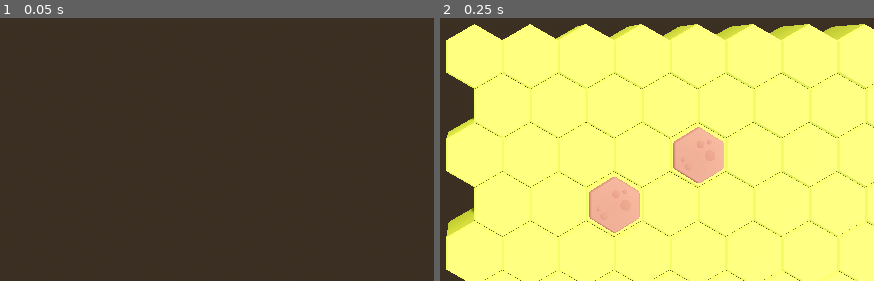
Above: before the commit, frames 1-2 (left to right).
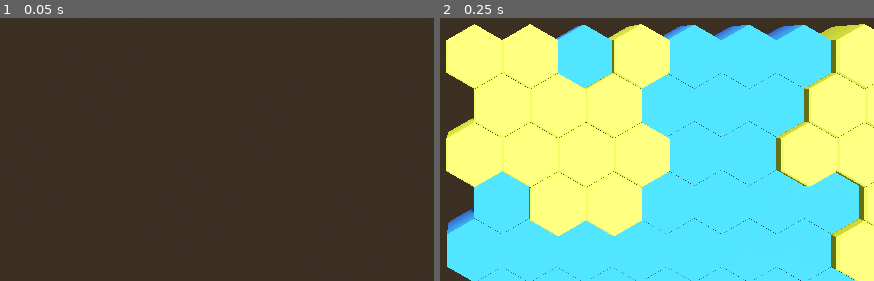
Above: after the commit, the same moments.

Repository: torbenvanassche/hexes_and_alchemy
Game: Godot game, scene res://scenes/root.tscn
Same seed, same stepped clock (60 frames per second), same inputs: the game is played once before the commit and once after it.
Inputs:
- Up to frame 1 (0.05 s): no input
- Up to frame 2 (0.25 s): no input

Frame 1 is identical in both runs. In frame 2, 54% of the frame differs, in the area x 1-98%, y 2-100%.

Commit message:
improved region generation

Diff:
--- a/resources/region_info/ocean.tres
+++ b/resources/region_info/ocean.tres
@@ -4,9 +4,11 @@
 [ext_resource type="Resource" uid="uid://dq3k4j72tnetv" path="res://resources/scene_info/hex_water_plain.tres" id="2_dpad2"]
 [ext_resource type="Script" uid="uid://m31o3kdm652g" path="res://scripts/hex_system/region.gd" id="2_yrmbv"]
 
+[sub_resource type="FastNoiseLite" id="FastNoiseLite_yrmbv"]
+
 [resource]
 script = ExtResource("2_yrmbv")
-name = "ocean"
+noise = SubResource("FastNoiseLite_yrmbv")
 scene_multipliers = Dictionary[ExtResource("1_sh8ks"), float]({
 ExtResource("2_dpad2"): 1.0
 })
--- a/resources/region_info/plains.tres
+++ b/resources/region_info/plains.tres
@@ -4,9 +4,14 @@
 [ext_resource type="Script" uid="uid://m31o3kdm652g" path="res://scripts/hex_system/region.gd" id="2_te6hx"]
 [ext_resource type="Resource" uid="uid://betpu2iylw1qy" path="res://resources/scene_info/hex_green.tres" id="2_y4g60"]
 
+[sub_resource type="FastNoiseLite" id="FastNoiseLite_te6hx"]
+seed = 1
+frequency = 0.1
+
 [resource]
 script = ExtResource("2_te6hx")
-name = "plains"
+noise = SubResource("FastNoiseLite_te6hx")
+activation_threshold = 0.25
 scene_multipliers = Dictionary[ExtResource("1_ltde2"), float]({
 ExtResource("2_y4g60"): 1.0
 })
--- a/scenes/hexes/hex_water_plain.tscn
+++ b/scenes/hexes/hex_water_plain.tscn
@@ -1,7 +1,9 @@
 [gd_scene format=3 uid="uid://ci1fy2fl7cvfe"]
 
+[ext_resource type="Script" uid="uid://cnsimvghm7vi" path="res://scripts/hex_system/hex_base.gd" id="1_d0k30"]
 [ext_resource type="PackedScene" uid="uid://dbubivckakm1r" path="res://meshes/tiles/base/hex_water.glb" id="1_lvh52"]
 
 [node name="Node3D" type="Node3D" unique_id=1526827113]
+script = ExtResource("1_d0k30")
 
 [node name="Root Scene" parent="." unique_id=1354532191 instance=ExtResource("1_lvh52")]
--- a/scenes/root.tscn
+++ b/scenes/root.tscn
@@ -7,6 +7,7 @@
 [ext_resource type="Script" uid="uid://bbh3tqcpujraq" path="res://scripts/scene_manager/scene_manager.gd" id="4_jh1ax"]
 [ext_resource type="Resource" uid="uid://betpu2iylw1qy" path="res://resources/scene_info/hex_green.tres" id="4_kycxp"]
 [ext_resource type="Script" uid="uid://m31o3kdm652g" path="res://scripts/hex_system/region.gd" id="5_3hfy5"]
+[ext_resource type="Resource" uid="uid://dq3k4j72tnetv" path="res://resources/scene_info/hex_water_plain.tres" id="5_7pvxh"]
 [ext_resource type="Resource" uid="uid://cqs6mgr0ms55u" path="res://resources/region_info/plains.tres" id="6_7pvxh"]
 [ext_resource type="Resource" uid="uid://bbahgdc5whoa4" path="res://resources/region_info/ocean.tres" id="7_y3xxt"]
 
@@ -27,7 +28,7 @@
 
 [node name="resource_manager" type="Node" parent="." unique_id=1025417812]
 script = ExtResource("2_sqa0i")
-scenes = Array[ExtResource("3_jh1ax")]([ExtResource("4_kycxp"), ExtResource("4_j287u")])
+scenes = Array[ExtResource("3_jh1ax")]([ExtResource("4_kycxp"), ExtResource("4_j287u"), ExtResource("5_7pvxh")])
 regions = Array[ExtResource("5_3hfy5")]([ExtResource("6_7pvxh"), ExtResource("7_y3xxt")])
 
 [node name="scene_manager" type="Node" parent="." unique_id=514371925 node_paths=PackedStringArray("root")]
--- a/scripts/hex_system/region.gd
+++ b/scripts/hex_system/region.gd
@@ -1,7 +1,14 @@
 class_name RegionInfo
 extends Resource
 
-@export var name: String;
-@export var noise: FastNoiseLite;
-@export var region_weight: float = 1.0;
-@export var scene_multipliers: Dictionary[SceneInfo, float];
+var id: String
+@export var noise: FastNoiseLite
+
+@export var priority: int = 0
+@export var activation_threshold: float = 0.5
+@export var region_weight: float = 1.0
+
+@export var scene_multipliers: Dictionary[SceneInfo, float] = {}
+
+func initialize() -> void:
+	id = resource_path.get_file().trim_suffix(".tres");
--- a/scripts/resource_manager.gd
+++ b/scripts/resource_manager.gd
@@ -3,16 +3,18 @@
 @export var scenes: Array[SceneInfo];
 @export var regions: Array[RegionInfo];
 
+const REGION_SIZE := 16
+var region_map: Dictionary[Vector2i, RegionInfo] = {}
+var region_counts: Dictionary[RegionInfo, int] = {}
+
 static var instance: DataManager;
 func _ready() -> void:
 	DataManager.instance = self;
 	for scene in scenes:
-		scene.ready();
+		scene.initialize();
 
 	for region in regions:
-		for scene in scenes:
-			if not region.scene_multipliers.has(scene):
-				region.scene_multipliers[scene] = 0;
+		region.initialize()
 
 func get_scene_by_name(scene_name: String) -> SceneInfo:
 	var filtered := scenes.filter(func(scene: SceneInfo) -> bool: return scene != null && scene.id == scene_name);
@@ -39,19 +41,25 @@
 	return scene_info.node != null && scene_info.node.visible == true
 
 func pick_scene(x: int, y: int) -> SceneInfo:
+	var region := get_region_for(x, y)
+	if region == null:
+		return null
+
 	var total_weight := 0.0
 	var cumulative: Array[float] = []
-	var region := get_region_for(x, y);
+	var valid_scenes: Array[SceneInfo] = []
 
 	for info in scenes:
-		var w := info.spawn_weight
+		if not region.scene_multipliers.has(info):
+			continue
 
-		if region != null and region.scene_multipliers.has(info):
-			w *= region.scene_multipliers[info]
+		var w := info.spawn_weight * region.scene_multipliers[info]
+		if w <= 0.0:
+			continue
 
-		w = max(w, 0.0)
 		total_weight += w
 		cumulative.append(total_weight)
+		valid_scenes.append(info)
 
 	if total_weight <= 0.0:
 		return null
@@ -59,9 +67,9 @@
 	var r := randf() * total_weight
 	for i in cumulative.size():
 		if r <= cumulative[i]:
-			return scenes[i]
+			return valid_scenes[i]
 
-	return scenes[-1]
+	return valid_scenes[-1]
 
 func get_region_for(x: int, y: int) -> RegionInfo:
 	var best_region: RegionInfo = null
@@ -72,10 +80,16 @@
 			continue
 
 		var n := (region.noise.get_noise_2d(x, y) + 1.0) * 0.5
-		var score := n * region.region_weight
+		if n < region.activation_threshold:
+			continue
+
+		var score := n + region.priority * 10.0
 
 		if score > best_score:
 			best_score = score
 			best_region = region
 
+	if best_region == null:
+		best_region = regions.pick_random();
+
 	return best_region
--- a/scripts/scene_manager/scene_info.gd
+++ b/scripts/scene_manager/scene_info.gd
@@ -23,7 +23,7 @@
 var is_cached: bool = false;
 var is_queued: bool = false;
 
-func ready() -> void:
+func initialize() -> void:
 	id = resource_path.get_file().trim_suffix(".tres");
 
 func release() -> void:
